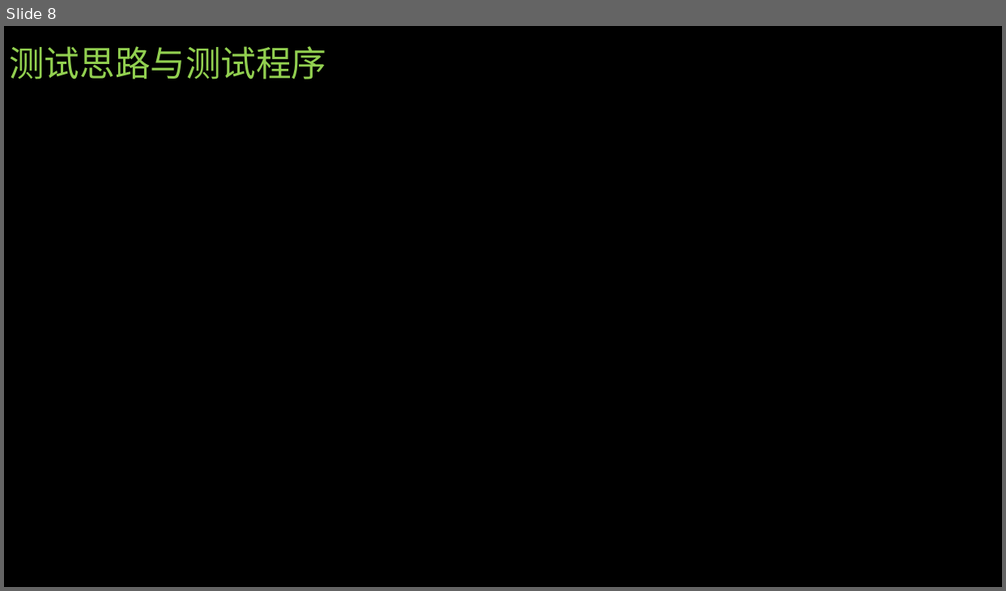
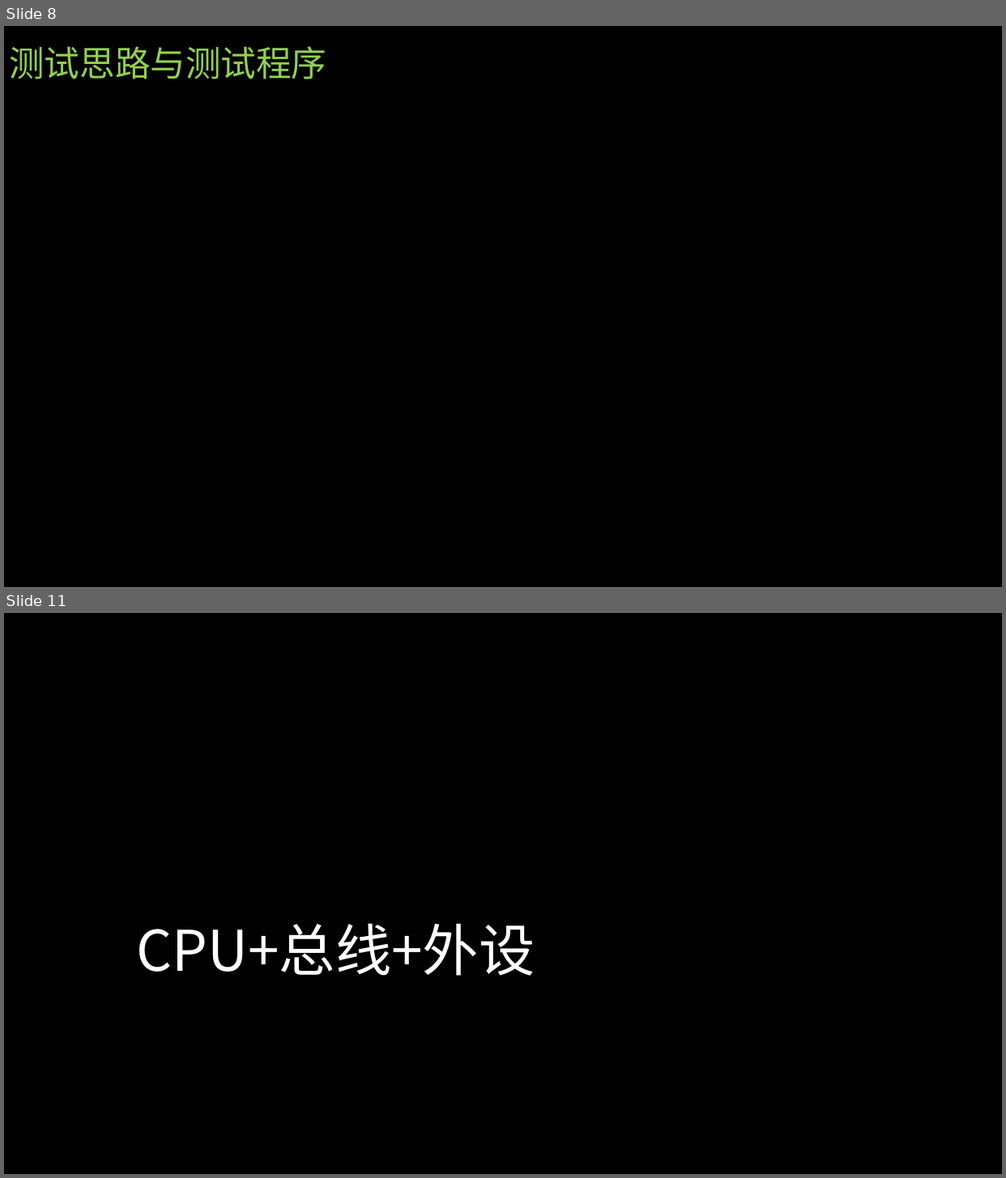
Before and after one commit to CTmH/sMIPS, a slide deck: 团队展示.pptx. Shown one above the other, each under a label of ours: slide 8 before the commit, slides 8 and 11 after it; the slides between them are not shown. The pictures are 1006x591 and 1006x1178 pixels, drawn with LibreOffice and Linux fonts; fonts in the diff are those of the drawing. Boxes give left, top, right and bottom in pixels: in the first picture for what was removed or moved away, otherwise in the second. Text is boxed around its words. In the diff, an @@ line names an element or a change of style, - is before the commit and + after.

```diff
--- a/团队展示.pptx
+++ b/团队展示.pptx
@@ slide 11 added at (x1=4, y1=613, x2=1002, y2=1174), background #000000 @@
@@ title added at (x1=136, y1=923, x2=535, y2=976), 54 pt, text #FFFFFF @@
+CPU+总线+外设
```
Also in this commit, not shown: 3 slides changed, 4 other slides added, 3 slides removed.
